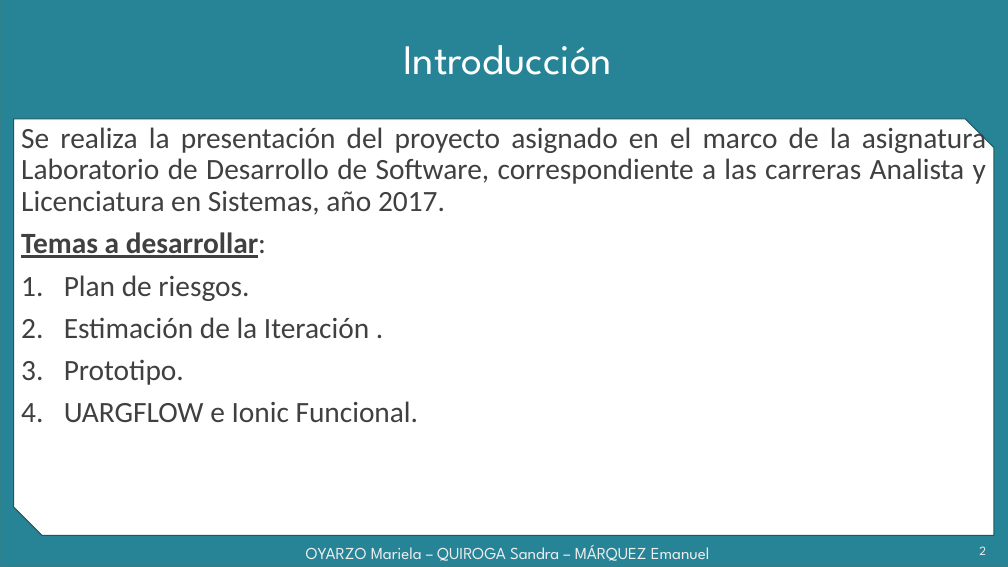
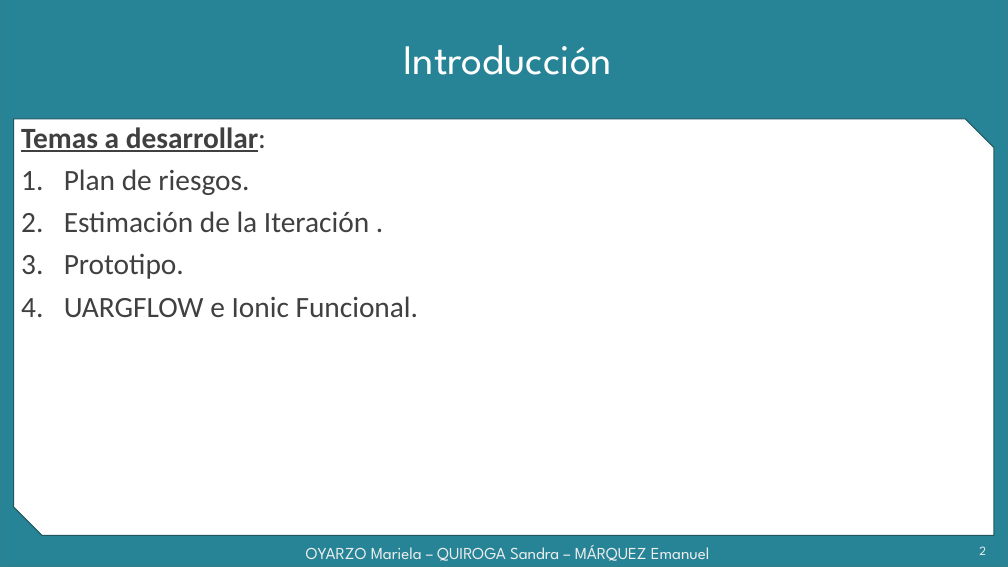
Before and after one commit to grupoyenu/yenu, a slide deck: slide 2 of 08. Presentaciones/Presentación 5 Parcial - 17.10.17.pptx. Drawn at 1008x567 pixels with LibreOffice and Linux fonts; fonts in the diff are those of the drawing; background and template pictures are left out. Boxes give left, top, right and bottom in pixels: in the first picture for what was removed or moved away, otherwise in the second. Text is boxed around its words. In the diff, an @@ line names an element or a change of style, - is before the commit and + after.

```diff
--- a/08. Presentaciones/Presentación 5 Parcial - 17.10.17.pptx
+++ b/08. Presentaciones/Presentación 5 Parcial - 17.10.17.pptx
@@ text at (x1=21, y1=123, x2=986, y2=215): paragraph removed @@
-Se realiza la presentación del proyecto asignado en el marco de la asignatura Laboratorio de Desarrollo de Software, correspondiente a las carreras Analista y Licenciatura en Sistemas, año 2017.
```
Also in this commit, not shown: 1 other slide changed, 5 slides added.
